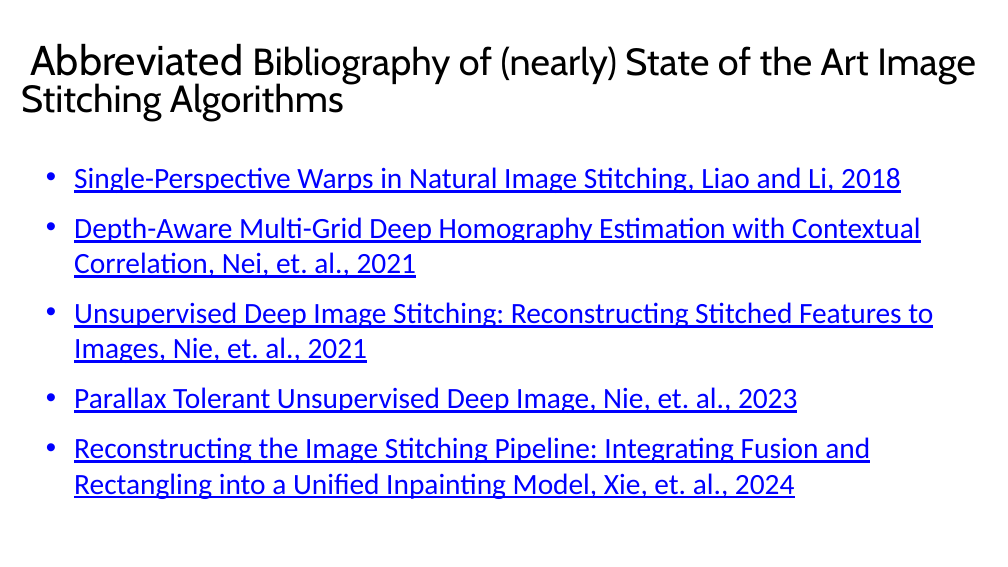
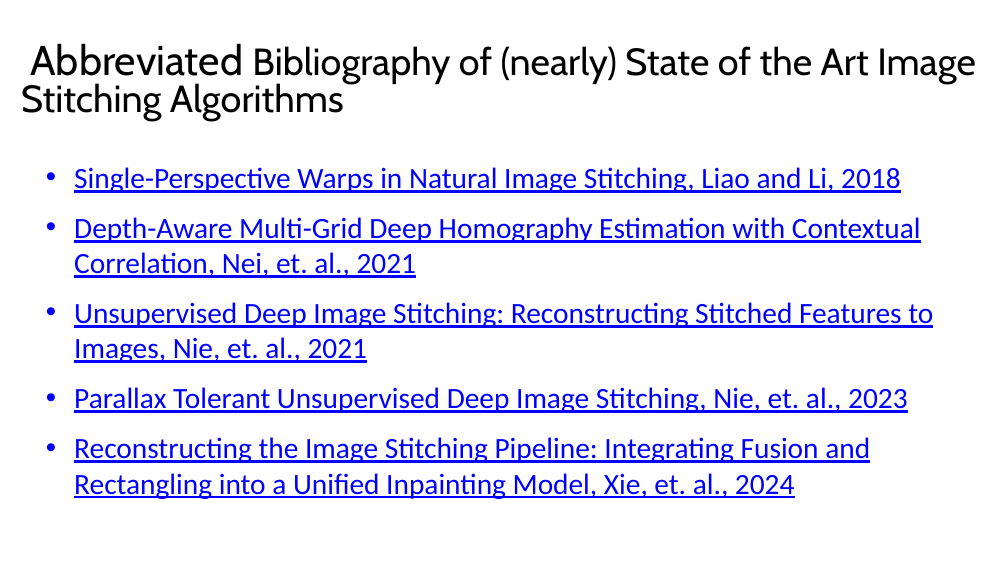
Before and after one commit to StephenElston/CSCI-E25, a slide deck: slide 57 of Slides/13_ImageStitching.pptx. Drawn at 1008x567 pixels with LibreOffice and Linux fonts; fonts in the diff are those of the drawing. Boxes give left, top, right and bottom in pixels: in the first picture for what was removed or moved away, otherwise in the second. Text is boxed around its words. In the diff, an @@ line names an element or a change of style, - is before the commit and + after.

```diff
--- a/Slides/13_ImageStitching.pptx
+++ b/Slides/13_ImageStitching.pptx
@@ text at [74,387,908,413]: text changed @@
-• Parallax Tolerant Unsupervised Deep Image, Nie, et. al., 2023
+• Parallax Tolerant Unsupervised Deep Image Stitching, Nie, et. al., 2023
```
Also in this commit, not shown: 8 other slides changed.
